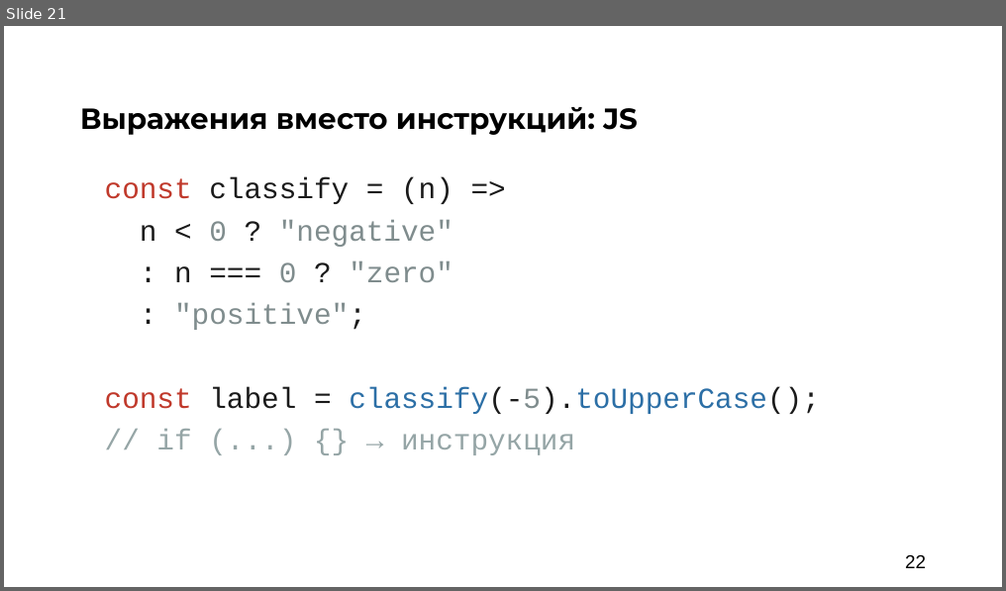
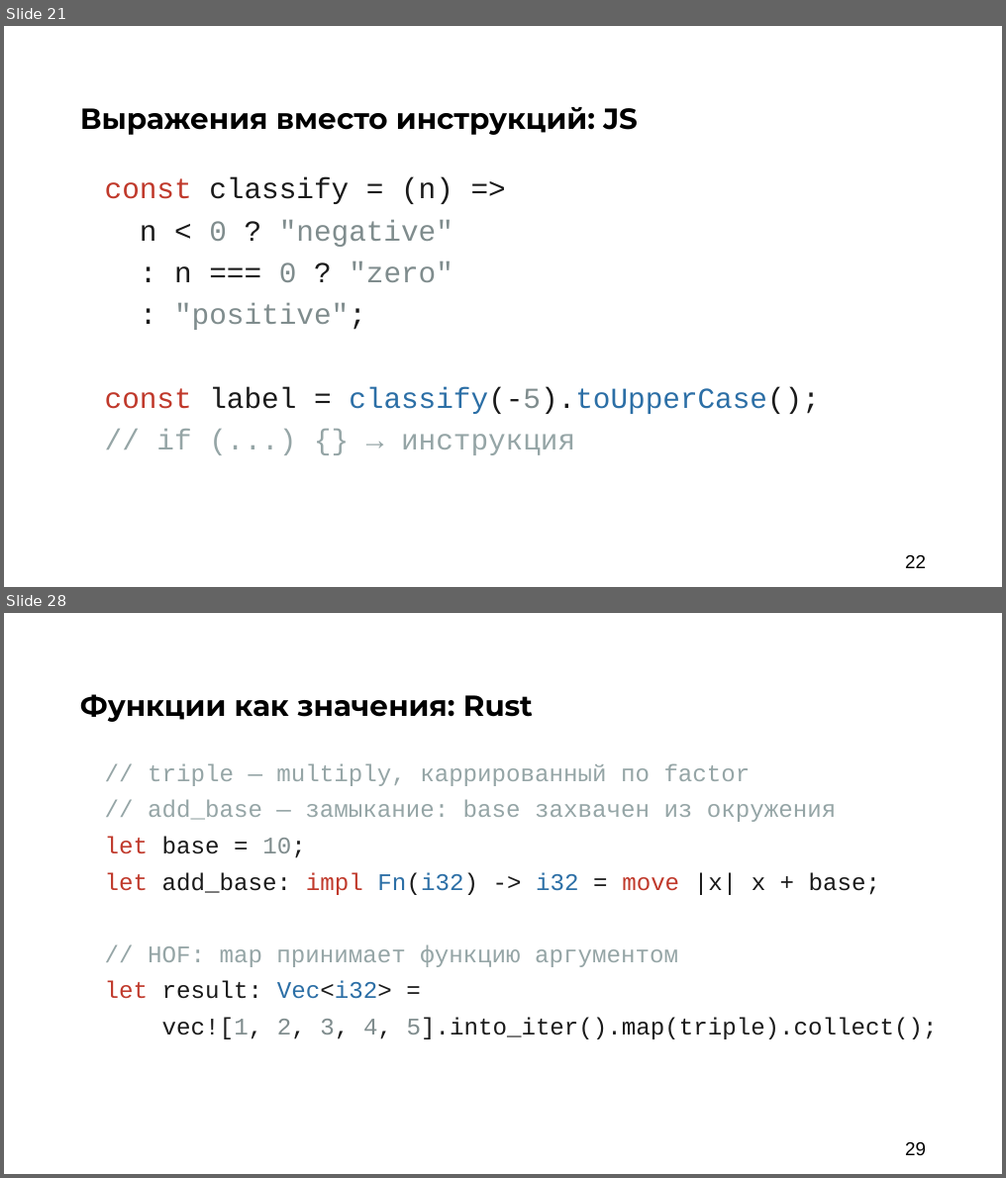
Before and after one commit to argent-smith/presentations, a slide deck: FP_Talk_2026/nastachku/final_presentation.pptx. Shown one above the other, each under a label of ours: slide 21 before the commit, slides 21 and 28 after it; the slides between them are not shown. The pictures are 1006x591 and 1006x1178 pixels, drawn with LibreOffice and Linux fonts; fonts in the diff are those of the drawing; background and template pictures are left out. Boxes give left, top, right and bottom in pixels: in the first picture for what was removed or moved away, otherwise in the second. Text is boxed around its words. In the diff, an @@ line names an element or a change of style, - is before the commit and + after.

```diff
--- a/FP_Talk_2026/nastachku/final_presentation.pptx
+++ b/FP_Talk_2026/nastachku/final_presentation.pptx
@@ slide 28 added at bbox=[4, 613, 1002, 1174], background #FFFFFF @@
@@ text added at bbox=[80, 694, 533, 722], 28 pt, text #000000, bold @@
+Функции как значения: Rust
@@ text added at bbox=[105, 763, 938, 1040], 23 pt, text #95A5A6 @@
+// triple — multiply, каррированный по factor
+// add_base — замыкание: base захвачен из окружения
+let base = 10;
+let add_base: impl Fn(i32) -> i32 = move |x| x + base;
+// HOF: map принимает функцию аргументом
+let result: Vec<i32> =
+vec![1, 2, 3, 4, 5].into_iter().map(triple).collect();
@@ page number added at bbox=[905, 1142, 926, 1157], 18 pt, text #000000 @@
+29
```
Also in this commit, not shown: 1 slide changed, 10 other slides added, 1 other file.
